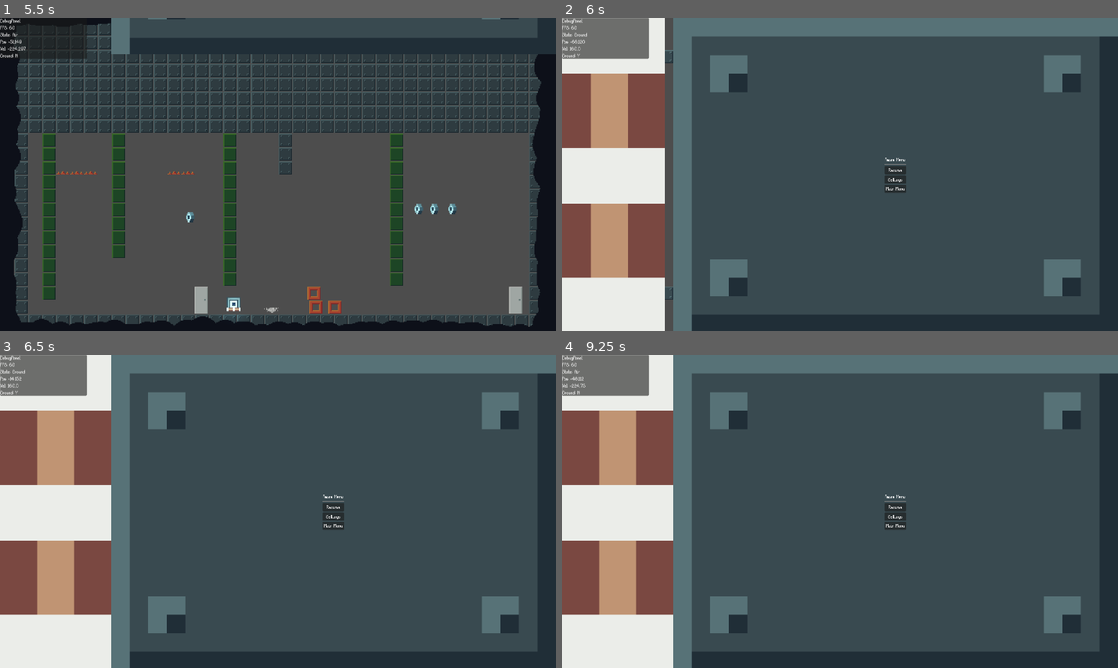
Above: before the commit, frames 1-4 (two rows, left to right).
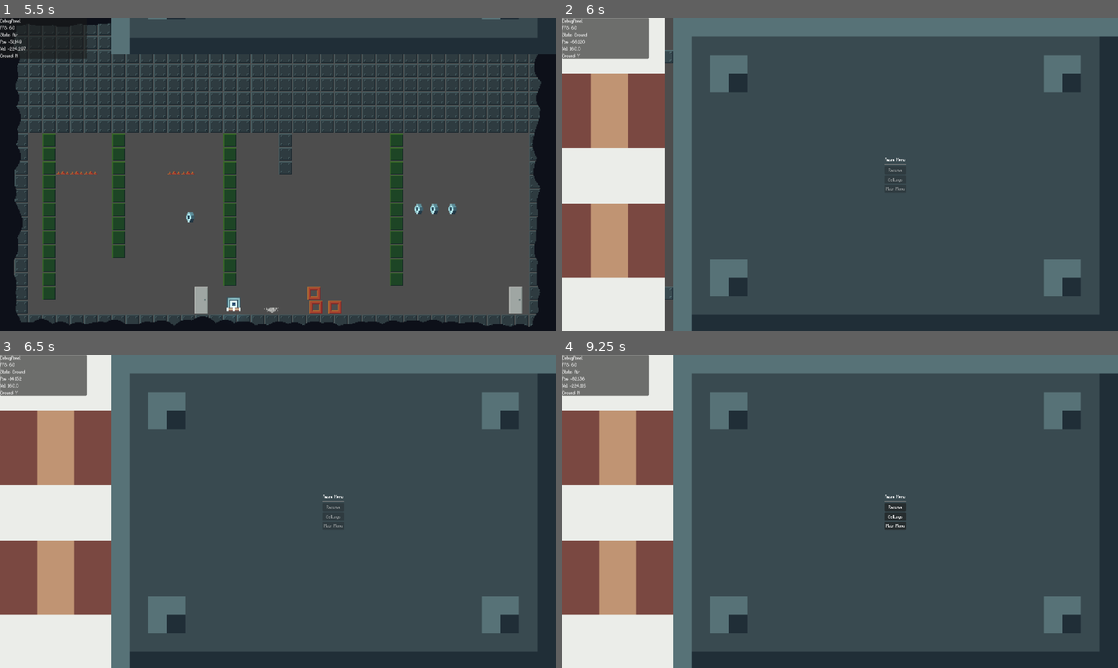
Above: after the commit, the same moments.

Repository: LeZellus/pistonprecision
Game: Godot game, scene res://scenes/worlds/MainScene.tscn
Same seed, same stepped clock (60 frames per second), same inputs: the game is played once before the commit and once after it.
Inputs (mouse positions are in pixels of both pictures, inside the frame that each line leads up to):
- Up to frame 1 (5.5 s): click "Play" at 0.5 s; tap Enter at 1.25 s; hold D (move_right) 1.28-2.78 s; tap Space (jump) at 1.52, 2.27, 3.77, 4.52, 5.27 s; hold A (move_left) 2.78-3.53 s; hold D (move_right) 3.53-5.03 s; tap Escape (ui_cancel) at 4.9 s; hold A (move_left) from 5.03 s (still down)
- Up to frame 2 (6 s): release A (move_left) at 5.78 s; hold D (move_right) from 5.78 s (still down)
- Up to frame 3 (6.5 s): keep holding D (move_right)
- Up to frame 4 (9.25 s): release D (move_right) at 6.5 s; click (895, 508) at 6.5 s, where only the run before the commit has a clickable "Resume"; click (895, 524) at 7.25 s, where only the run before the commit has a clickable "Main Menu"; click (895, 514) at 8 s, where only the run before the commit has a clickable "Settings"; tap Space (jump) at 8.75, 9.02 s; hold A (move_left) from 8.78 s (still down)

Frame 1 is identical in both runs. In frame 2, less than 0.1% of the frame differs, in the area x 58-62%, y 48-56%; in frame 3, less than 0.1%; in frame 4, less than 0.1%.
Error before the commit: Invalid access to property or key 'pressed' on a base object of type 'null instance'. (res://scripts/ui/menus/PauseMenu.gd:19)

Commit message:
fix unique name for button

Diff:
--- a/scenes/ui/PauseMenu.tscn
+++ b/scenes/ui/PauseMenu.tscn
@@ -45,15 +45,18 @@
 layout_mode = 2
 
 [node name="ResumeButton" type="Button" parent="CanvasLayer/RockSprite/CenterContainer/VBoxContainer"]
+unique_name_in_owner = true
 layout_mode = 2
 text = "Resume"
 
 [node name="SettingsButton" type="Button" parent="CanvasLayer/RockSprite/CenterContainer/VBoxContainer"]
+unique_name_in_owner = true
 layout_mode = 2
 text = "Settings
 "
 
 [node name="MenuButton" type="Button" parent="CanvasLayer/RockSprite/CenterContainer/VBoxContainer"]
+unique_name_in_owner = true
 layout_mode = 2
 text = "Main Menu"
 
--- /dev/null
+++ b/scenes/ui/PauseTransitionManager.tscn
@@ -0,0 +1,17 @@
+[gd_scene load_steps=4 format=3 uid="uid://ccnr4p7un5s8v"]
+
+[ext_resource type="Script" path="res://scripts/ui/transitions/PauseTransitionManager.gd" id="1_nkbx1"]
+[ext_resource type="Texture2D" uid="uid://dinlvrewn057d" path="res://assets/sprites/transition/rock.png" id="1_phil5"]
+[ext_resource type="Texture2D" uid="uid://3qi11v6ifgy0" path="res://assets/sprites/transition/piston.png" id="2_iimoa"]
+
+[node name="CanvasLayer" type="CanvasLayer"]
+script = ExtResource("1_nkbx1")
+
+[node name="RockSprite" type="Sprite2D" parent="."]
+position = Vector2(1152, 540)
+texture = ExtResource("1_phil5")
+
+[node name="PistonSprite" type="Sprite2D" parent="."]
+position = Vector2(-156, 540)
+texture = ExtResource("2_iimoa")
+flip_h = true
--- a/scripts/ui/menus/PauseMenu.gd
+++ b/scripts/ui/menus/PauseMenu.gd
@@ -5,9 +5,9 @@
 signal settings_requested
 signal menu_requested
 
-@onready var resume_button: Button = $CenterContainer/VBoxContainer/ResumeButton
-@onready var settings_button: Button = $CenterContainer/VBoxContainer/SettingsButton
-@onready var menu_button: Button = $CenterContainer/VBoxContainer/MenuButton
+@onready var resume_button: Button = %ResumeButton
+@onready var settings_button: Button = %SettingsButton
+@onready var menu_button: Button = %MenuButton
 
 # === RÉFÉRENCE DIRECTE À LA TRANSITION (plus d'autoload!) ===
 @onready var transition_manager: Node = $CanvasLayer  # Ou le nom que tu as donné à ton instance
